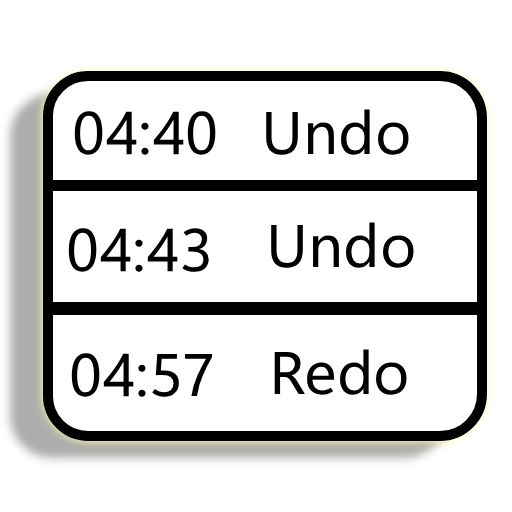
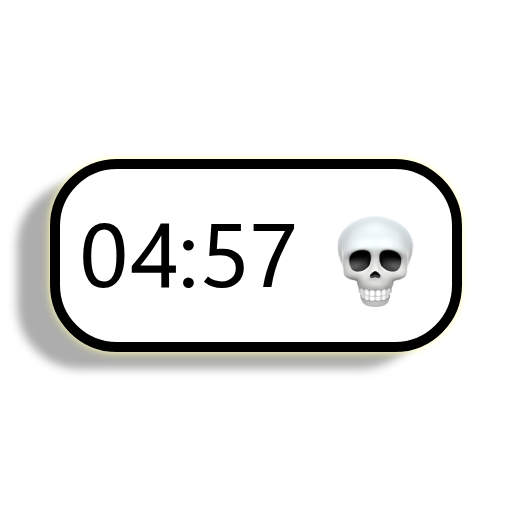
Revision of a layered w=512, h=512 image; what changed, layer by layer:
removed layer "Redo" from group "Folder 1 copy" over [274, 349, 407, 395]
removed layer "Undo copy" from group "Folder 1 copy" over [271, 222, 414, 268]
removed layer "Undo" from group "Folder 1 copy" over [266, 109, 409, 155]
removed layer "04:40 copy 2" from group "Folder 1 copy" over [74, 111, 216, 155]
painted on "04:57" over [71, 223, 295, 397]
removed layer "04:43" from group "Folder 1 copy" over [68, 228, 209, 272]
added layer "Layer 7" in group "Folder 1 copy" over [337, 215, 414, 307]